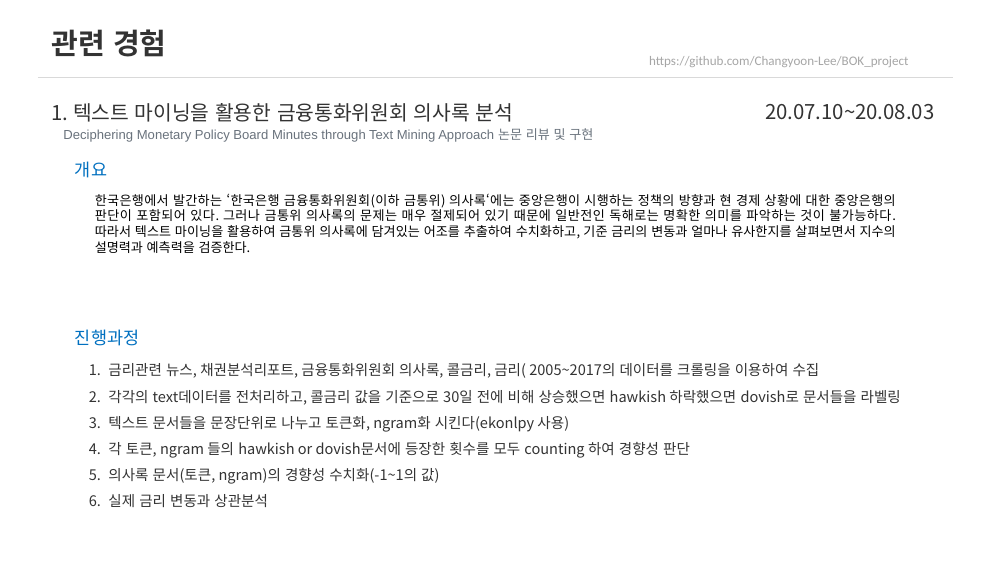
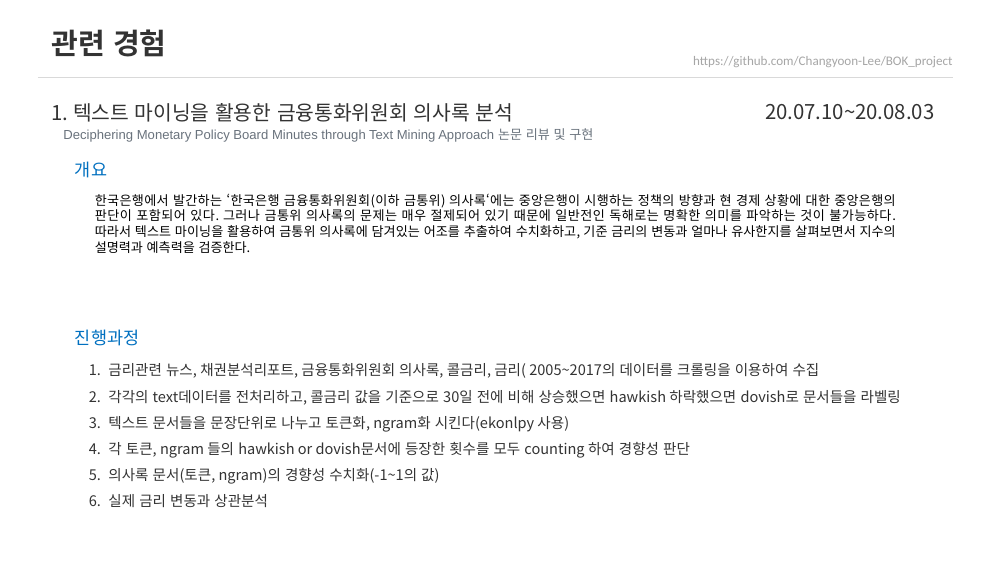
Before and after one commit to Changyoon-Lee/portfolio, a slide deck: slide 3 of 포트폴리오.pptx. Drawn at 1008x567 pixels with LibreOffice and Linux fonts; fonts in the diff are those of the drawing. Boxes give left, top, right and bottom in pixels: in the first picture for what was removed or moved away, otherwise in the second. Text is boxed around its words. In the diff, an @@ line names an element or a change of style, - is before the commit and + after.

```diff
--- a/포트폴리오.pptx
+++ b/포트폴리오.pptx
@@ text "https://github.com/Changyoon-Lee/BOK_project": place and size @@
-text "https://github.com/Changyoon-Lee/BOK_project" at bbox=[649, 56, 908, 67]
+text "https://github.com/Changyoon-Lee/BOK_project" at bbox=[693, 56, 952, 67]
```
Also in this commit, not shown: 18 other slides changed, 3 other files.
